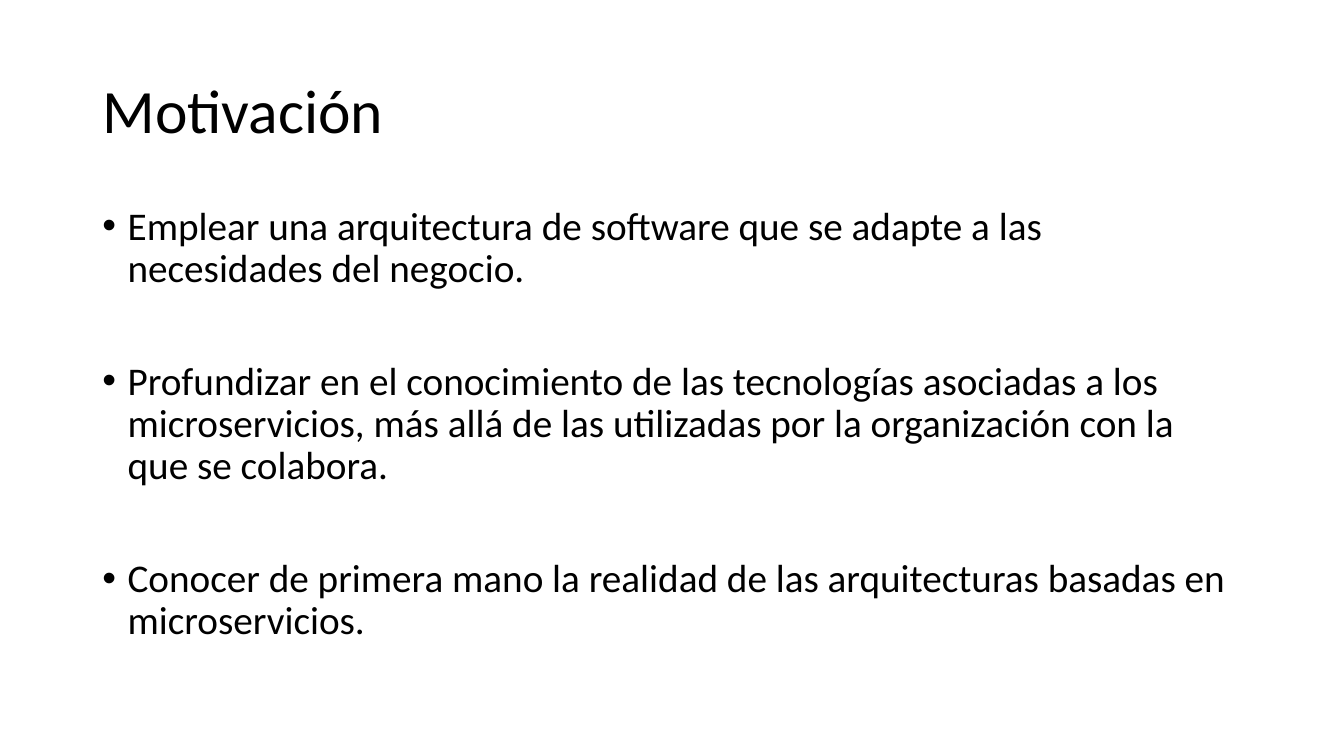
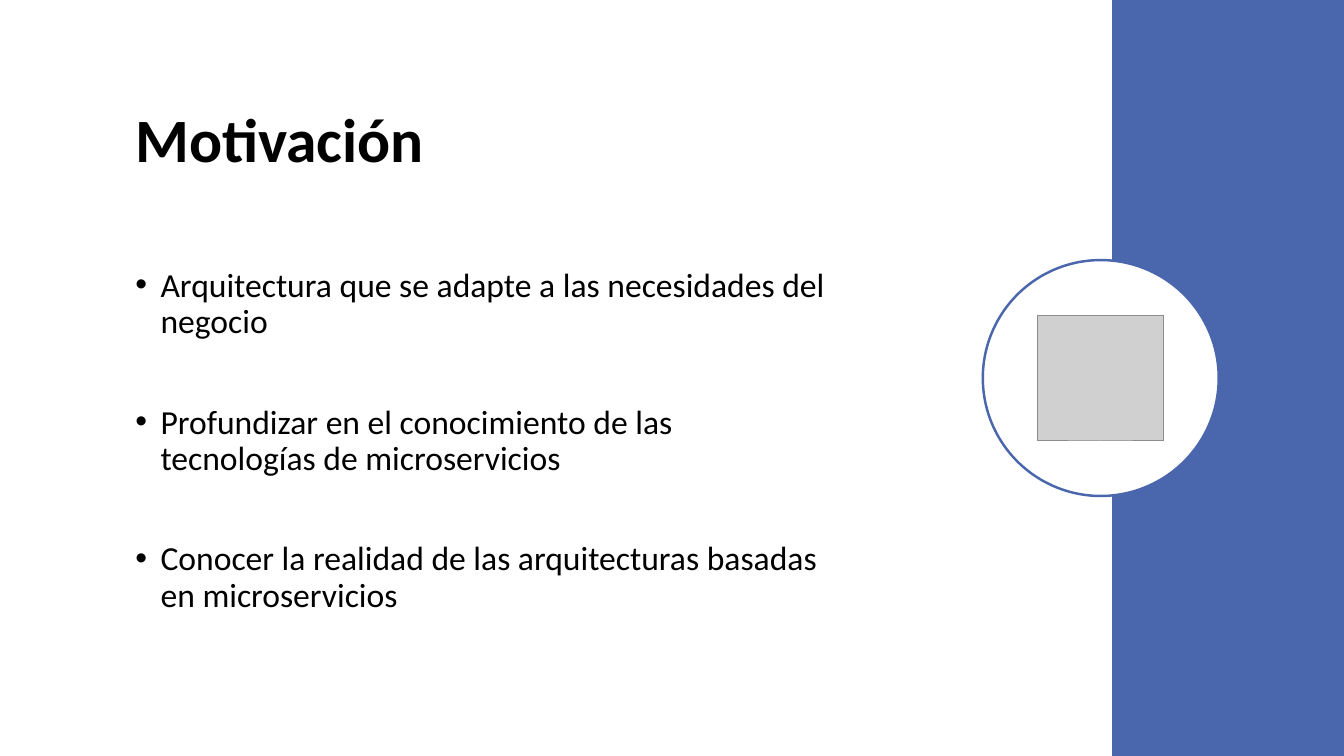
Before and after one commit to VictorIranzo/TFG_Microservices, a slide deck: slide 3 of Trabajo/Presentación/Desarrollo de software basado en microservicios.pptx. Drawn at 1344x756 pixels with LibreOffice and Linux fonts; fonts in the diff are those of the drawing; grey boxes stand for pictures. Boxes give left, top, right and bottom in pixels: in the first picture for what was removed or moved away, otherwise in the second. Text is boxed around its words. In the diff, an @@ line names an element or a change of style, - is before the commit and + after.

```diff
--- a/Trabajo/Presentación/Desarrollo de software basado en microservicios.pptx
+++ b/Trabajo/Presentación/Desarrollo de software basado en microservicios.pptx
@@ rectangle added at [1112, 0, 1344, 756], fill #4A66AC @@
@@ title "Motivación": place and size @@
-title "Motivación" at [102, 90, 383, 134]
+title "Motivación" at [135, 118, 424, 163]
@@ title "Motivación" at [135, 118, 424, 163]: bold on @@
@@ text "Arquitectura que se adapte a ..." at [161, 273, 824, 608]: vertical alignment top to middle @@
@@ ellipse added at [983, 260, 1219, 496], fill #FFFFFF, outline #4A66AC 1.75 pt @@
@@ text at [161, 273, 824, 608]: text changed; size 28 to 24 pt @@
-• Emplear una arquitectura de software que se adapte a las necesidades del negocio.
-• Profundizar en el conocimiento de las tecnologías asociadas a los microservicios, más allá de las utilizadas por la organización con la que se colabora.
-• Conocer de primera mano la realidad de las arquitecturas basadas en microservicios.
+• Arquitectura que se adapte a las necesidades del negocio
+• Profundizar en el conocimiento de las tecnologías de microservicios
+• Conocer la realidad de las arquitecturas basadas en microservicios
@@ picture added at [1038, 316, 1165, 442] @@
```
Also in this commit, not shown: 21 other slides changed, 8 slides added, 4 slides removed, 3 other files.
